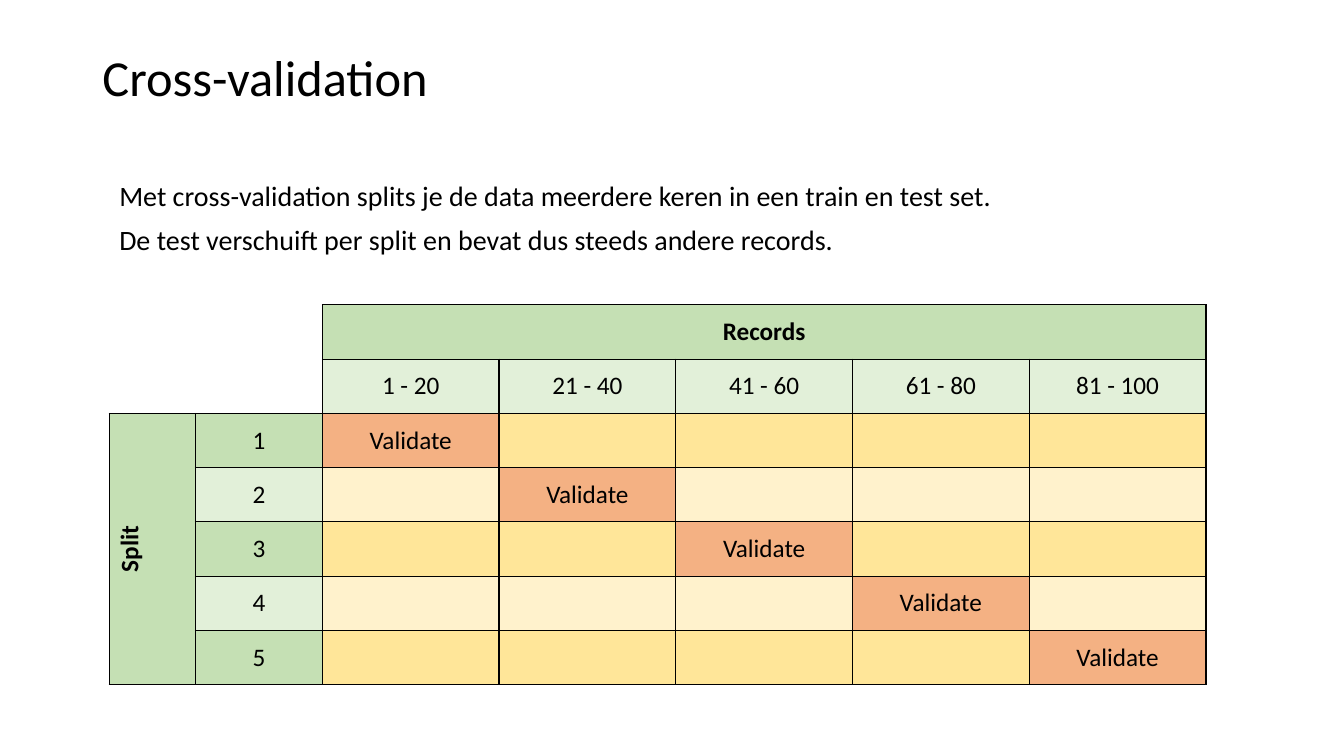
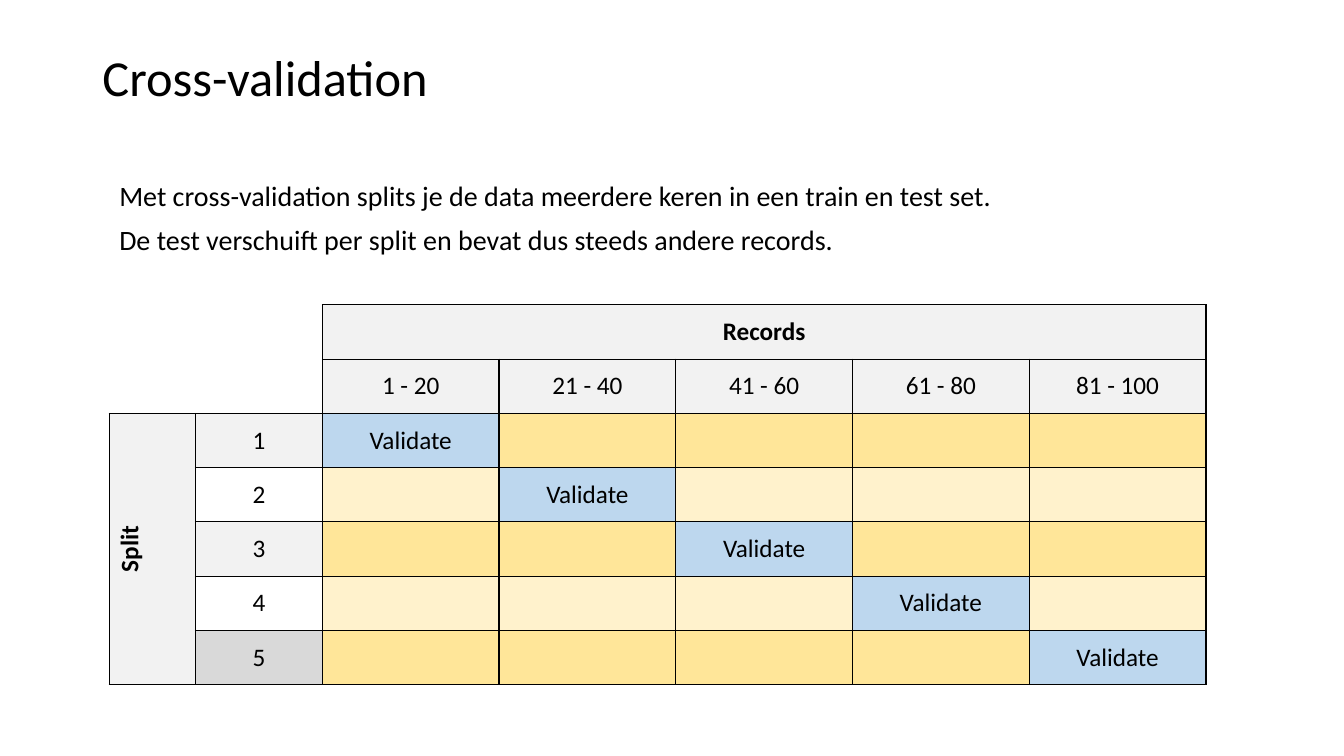
Before and after one commit to LFKoning/knowledge-sharing, a slide deck: slide 37 of python_course/4_scikit_learn/python_cursus_4.pptx. Drawn at 1344x756 pixels with LibreOffice and Linux fonts; fonts in the diff are those of the drawing. Boxes give left, top, right and bottom in pixels: in the first picture for what was removed or moved away, otherwise in the second. Text is boxed around its words. In the diff, an @@ line names an element or a change of style, - is before the commit and + after.

```diff
--- a/python_course/4_scikit_learn/python_cursus_4.pptx
+++ b/python_course/4_scikit_learn/python_cursus_4.pptx
@@ table at bbox=[109, 304, 1205, 685] @@
@@ fill #C5E0B4 to #F2F2F2 in 4 cells @@
@@ fill #E2F0D9 to #F2F2F2 in 5 cells @@
@@ fill #F4B183 to #BDD7EE in 5 cells @@
@@ fill #E2F0D9 to #FFFFFF in 2 cells @@
@@ fill #C5E0B4 to #D9D9D9 in row 7, column 2 @@
```
Also in this commit, not shown: 24 other slides changed, 2 slides added, 2 slides removed, 4 other files.
